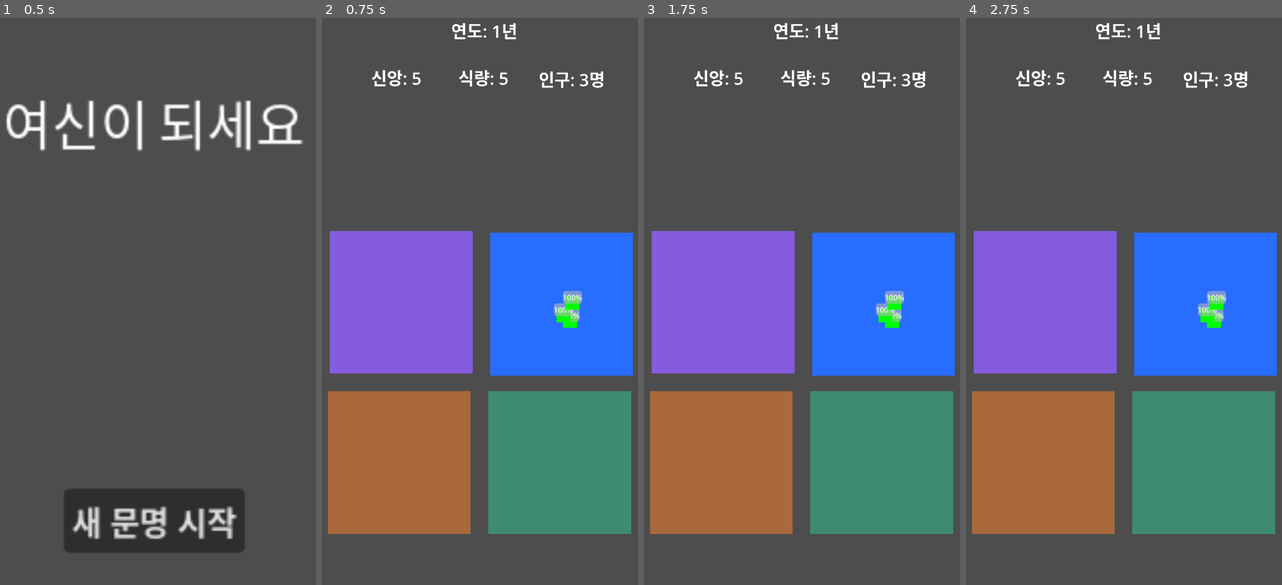
Above: before the commit, frames 1-4 (left to right).
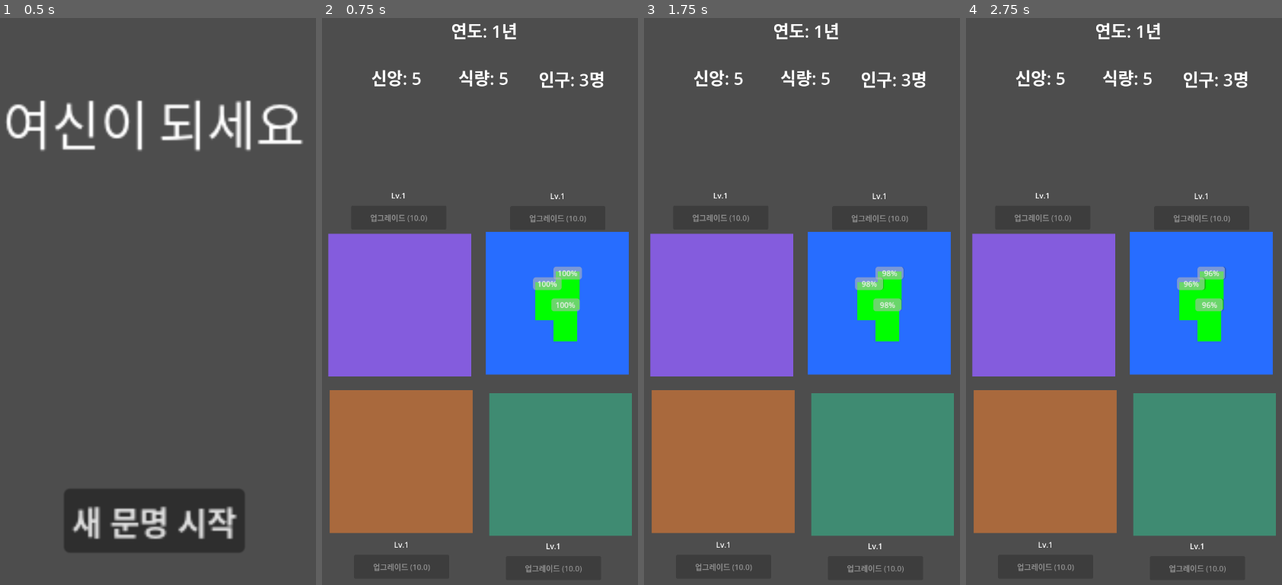
Above: after the commit, the same moments.

Repository: baechu50/become-goddness
Game: Godot game, scene res://scenes/Start.tscn
Two runs of this game, one before a commit and one after it. Both use one fixed random seed, a clock stepped at 60 frames per second and the inputs below.
Inputs (mouse positions are in pixels of both pictures, inside the frame that each line leads up to):
- Up to frame 1 (0.5 s): no input
- Up to frame 2 (0.75 s): click "새 문명 시작" at 0.5 s
- Up to frame 3 (1.75 s): tap Enter at 1.25 s; move the mouse to (871, 278) at 1.27 s; click (871, 278) at 1.42 s
- Up to frame 4 (2.75 s): tap Space at 2 s; drag from (1048, 341) to (1206, 307) at 2.02 s

Frame 1 is identical in both runs. In frame 2, 4.5% of the frame differs, in the area x 1-99%, y 30-98%; in frame 3, 4.5%; in frame 4, 4.5%.

Commit message:
feat: add facilities and upgrande ui

Diff:
--- a/project.godot
+++ b/project.godot
@@ -17,9 +17,9 @@
 
 [autoload]
 
+Constants="*res://scripts/systems/Constants.gd"
 ParameterManager="*res://scripts/systems/ParameterManager.gd"
 EventManager="*res://scripts/systems/EventManager.gd"
-Constants="*res://scripts/Constants.gd"
 
 [display]
 
--- a/scenes/Game.tscn
+++ b/scenes/Game.tscn
@@ -1,6 +1,10 @@
-[gd_scene load_steps=3 format=3 uid="uid://dsv1fxtw01nff"]
+[gd_scene load_steps=7 format=3 uid="uid://dsv1fxtw01nff"]
 
 [ext_resource type="Script" uid="uid://e8jr6bvpkxqg" path="res://scripts/scenes/Game.gd" id="1_ibkli"]
+[ext_resource type="Script" uid="uid://bfv1wlgqjq47r" path="res://scripts/entities/Residence.gd" id="2_qbsmt"]
+[ext_resource type="Script" uid="uid://c51ucg6pjp72l" path="res://scripts/entities/Farm.gd" id="3_cpr0p"]
+[ext_resource type="Script" uid="uid://df0g8qbe7njob" path="res://scripts/entities/Restaurant.gd" id="4_s0nni"]
+[ext_resource type="Script" uid="uid://7s77ksestxwo" path="res://scripts/entities/Temple.gd" id="5_aug50"]
 
 [sub_resource type="RectangleShape2D" id="RectangleShape2D_ibkli"]
 size = Vector2(306, 302)
@@ -89,55 +93,127 @@
 [node name="Facilities" type="Node2D" parent="."]
 
 [node name="Residence" type="Area2D" parent="Facilities"]
+position = Vector2(528, 622)
+collision_mask = 2
+script = ExtResource("2_qbsmt")
 
 [node name="ColorRect" type="ColorRect" parent="Facilities/Residence"]
-offset_left = 395.0
-offset_top = 482.0
-offset_right = 695.0
-offset_bottom = 782.0
+offset_left = -142.0
+offset_top = -142.0
+offset_right = 158.0
+offset_bottom = 158.0
 color = Color(0.152941, 0.427451, 1, 1)
 
 [node name="CollisionShape2D" type="CollisionShape2D" parent="Facilities/Residence"]
-position = Vector2(544, 634)
-shape = SubResource("RectangleShape2D_ibkli")
+position = Vector2(7, 10)
+shape = SubResource("RectangleShape2D_ibkli")
+
+[node name="UpgradeButton" type="Button" parent="Facilities/Residence"]
+custom_minimum_size = Vector2(200, 50)
+offset_left = -91.0
+offset_top = -196.0
+offset_right = 109.0
+offset_bottom = -146.0
+text = "업그레이드"
+
+[node name="LVLabel" type="Label" parent="Facilities/Residence"]
+offset_left = -7.0
+offset_top = -229.0
+offset_right = 33.0
+offset_bottom = -206.0
+text = "LV1"
 
 [node name="Farm" type="Area2D" parent="Facilities"]
+position = Vector2(213, 958)
+collision_mask = 2
+script = ExtResource("3_cpr0p")
 
 [node name="ColorRect" type="ColorRect" parent="Facilities/Farm"]
-offset_left = 54.0
-offset_top = 815.0
-offset_right = 354.0
-offset_bottom = 1115.0
+offset_left = -155.0
+offset_top = -145.0
+offset_right = 145.0
+offset_bottom = 155.0
 color = Color(0.662256, 0.413486, 0.23812, 1)
 
 [node name="CollisionShape2D" type="CollisionShape2D" parent="Facilities/Farm"]
-position = Vector2(203, 967)
-shape = SubResource("RectangleShape2D_ibkli")
+position = Vector2(-6, 7)
+shape = SubResource("RectangleShape2D_ibkli")
+
+[node name="UpgradeButton" type="Button" parent="Facilities/Farm"]
+custom_minimum_size = Vector2(200, 50)
+offset_left = -104.0
+offset_top = 201.0
+offset_right = 96.0
+offset_bottom = 251.0
+text = "업그레이드"
+
+[node name="LVLabel" type="Label" parent="Facilities/Farm"]
+offset_left = -20.0
+offset_top = 168.0
+offset_right = 20.0
+offset_bottom = 191.0
+text = "LV1"
 
 [node name="Restaurant" type="Area2D" parent="Facilities"]
+position = Vector2(532, 961)
+collision_mask = 2
+script = ExtResource("4_s0nni")
 
 [node name="ColorRect" type="ColorRect" parent="Facilities/Restaurant"]
-offset_left = 391.0
-offset_top = 815.0
-offset_right = 691.0
-offset_bottom = 1115.0
+offset_left = -139.0
+offset_top = -142.0
+offset_right = 161.0
+offset_bottom = 158.0
 color = Color(0.248788, 0.546389, 0.446953, 1)
 
 [node name="CollisionShape2D" type="CollisionShape2D" parent="Facilities/Restaurant"]
-position = Vector2(540, 967)
-shape = SubResource("RectangleShape2D_ibkli")
+position = Vector2(10, 10)
+shape = SubResource("RectangleShape2D_ibkli")
+
+[node name="UpgradeButton" type="Button" parent="Facilities/Restaurant"]
+custom_minimum_size = Vector2(200, 50)
+offset_left = -104.0
+offset_top = 201.0
+offset_right = 96.0
+offset_bottom = 251.0
+text = "업그레이드"
+
+[node name="LVLabel" type="Label" parent="Facilities/Restaurant"]
+offset_left = -20.0
+offset_top = 168.0
+offset_right = 20.0
+offset_bottom = 191.0
+text = "LV1"
 
 [node name="Temple" type="Area2D" parent="Facilities"]
+position = Vector2(198, 622)
+collision_mask = 2
+script = ExtResource("5_aug50")
 
 [node name="ColorRect" type="ColorRect" parent="Facilities/Temple"]
-offset_left = 58.0
-offset_top = 478.0
-offset_right = 358.0
-offset_bottom = 778.0
+offset_left = -143.0
+offset_top = -138.0
+offset_right = 157.0
+offset_bottom = 162.0
 color = Color(0.519283, 0.362938, 0.864475, 1)
 
 [node name="CollisionShape2D" type="CollisionShape2D" parent="Facilities/Temple"]
-position = Vector2(207, 630)
-shape = SubResource("RectangleShape2D_ibkli")
+position = Vector2(6, 14)
+shape = SubResource("RectangleShape2D_ibkli")
+
+[node name="UpgradeButton" type="Button" parent="Facilities/Temple"]
+custom_minimum_size = Vector2(200, 50)
+offset_left = -95.0
+offset_top = -197.0
+offset_right = 105.0
+offset_bottom = -147.0
+text = "업그레이드"
+
+[node name="LVLabel" type="Label" parent="Facilities/Temple"]
+offset_left = -11.0
+offset_top = -230.0
+offset_right = 29.0
+offset_bottom = -207.0
+text = "LV1"
 
 [node name="Units" type="Node2D" parent="."]
--- /dev/null
+++ b/scripts/entities/BaseFacility.gd
@@ -0,0 +1,79 @@
+extends Area2D
+class_name BaseFacility
+
+var timer: Timer
+var level = 1
+var upgrade_button: Button
+var level_label: Label
+
+signal level_changed(new_level: int)
+
+func _ready():
+	setup_timer()
+	setup_ui()
+
+func setup_timer():
+	timer = Timer.new()
+	timer.wait_time = Constants.FACILITY_UPDATE_INTERVAL
+	timer.autostart = true
+	timer.timeout.connect(_on_timer_timeout)
+	add_child(timer)
+
+func setup_ui():
+	level_label = get_node("LVLabel")
+	upgrade_button = get_node("UpgradeButton")
+	upgrade_button.pressed.connect(upgrade)
+	level_changed.connect(_on_level_changed)
+	ParameterManager.parameter_changed.connect(_on_parameter_changed)
+	update_ui()
+
+func _on_parameter_changed(param_name: String, new_value: int):
+	if param_name == "faith":
+		update_ui()
+
+func _on_level_changed(new_level: int):
+	update_ui()
+
+func update_ui():
+	level_label.text = "Lv." + str(level)
+
+	if level >= Constants.MAX_UPGRADE_LEVEL:
+		upgrade_button.text = "최대 레벨"
+		upgrade_button.disabled = true
+	else:
+		var cost = get_upgrade_cost()
+		upgrade_button.text = "업그레이드 (" + str(cost) + ")"
+		upgrade_button.disabled = ParameterManager.faith < cost
+
+func _on_timer_timeout():
+	facility_action()
+
+func facility_action():
+	pass
+
+func upgrade():
+	if level >= Constants.MAX_UPGRADE_LEVEL:
+		return
+
+	var upgrade_cost = get_upgrade_cost()
+	if ParameterManager.faith >= upgrade_cost:
+		ParameterManager.faith -= upgrade_cost
+		level += 1
+		level_changed.emit(level)
+		on_level_up()
+
+func get_upgrade_cost():
+	return Constants.COST_BASE_FAITH * (Constants.COST_MULTIPLIER ** (level - 1))
+
+func on_level_up():
+	pass
+
+func get_humans_in_area():
+	var overlapping_bodies = get_overlapping_bodies()
+	var humans = []
+
+	for body in overlapping_bodies:
+		if body is Human:
+			humans.append(body)
+
+	return humans
--- /dev/null
+++ b/scripts/entities/Farm.gd
@@ -0,0 +1,20 @@
+extends BaseFacility
+
+var humans = []
+
+func _ready():
+	super._ready()
+	humans = get_humans_in_area()
+
+func facility_action():
+	humans = get_humans_in_area()
+	consumption()
+	production()
+
+func consumption():
+	for human in humans:
+		human.change_health(-Constants.FARM_BASE_CONSUMPTION * (Constants.FARM_CONSUMPTION_MULTIPLIER ** (level - 1)))
+
+func production():
+	var product = humans.size() * Constants.FARM_BASE_PRODUCTION * (Constants.FARM_PRODUCTION_MULTIPLIER ** (level - 1))
+	ParameterManager.change_food(product)
--- a/scripts/systems/Human.gd
+++ b/scripts/entities/Human.gd
@@ -1,4 +1,4 @@
-extends Area2D
+extends CharacterBody2D
 class_name Human
 
 var max_health: int = Constants.HUMAN_MAX_HEALTH
@@ -41,6 +41,7 @@
 func die():
 	unit_died.emit(self)
 	queue_free()
+	ParameterManager.change_population(-1)
 
 func update_color():
 	if not sprite:
@@ -103,7 +104,7 @@
 func _input(event):
 	if event is InputEventMouseButton and event.button_index == MOUSE_BUTTON_LEFT:
 		var mouse_pos = get_global_mouse_position()
-		var is_on_unit = mouse_pos.distance_to(global_position) < 15
+		var is_on_unit = mouse_pos.distance_to(global_position) < 30
 
 		if event.pressed and is_on_unit:
 			start_drag()
--- /dev/null
+++ b/scripts/entities/Residence.gd
@@ -0,0 +1,75 @@
+extends BaseFacility
+
+var humans = []
+var counter = 0
+var residence_spawn_time = 0
+
+func _ready():
+	super._ready()
+	clear_all_humans()
+	update_spawn_time()
+	ParameterManager.population_increased.connect(spawn_multiple_human)
+	spawn_multiple_human(ParameterManager.population)
+
+func facility_action():
+	humans = get_humans_in_area()
+	counter += 1
+	health_consumption()
+	if (counter>=residence_spawn_time):
+		ParameterManager.change_population(1)
+		counter = 0
+
+func clear_all_humans():
+	var units_group = get_parent().get_parent().get_node("Units")
+	for child in units_group.get_children():
+		if child is Human:
+			child.queue_free()
+
+func spawn_multiple_human(amount: int):
+	for i in amount:
+		spawn_human(global_position)
+
+func update_spawn_time():
+	residence_spawn_time = Constants.RESIDENCE_BASE_TIME * (Constants.RESIDENT_MULTIPLIER ** (level - 1))
+
+func health_consumption():
+	for human in humans:
+		human.change_health(-Constants.RESIDENCE_BASE_CONSUMPTION)
+
+func on_level_up():
+	update_spawn_time()
+	counter = 0
+
+func spawn_human(spawn_position):
+	var human = Human.new(spawn_position)
+
+	human.collision_layer = 2
+	human.collision_mask = 1
+
+	var color_rect = ColorRect.new()
+	color_rect.name = "ColorRect"
+	color_rect.size = Vector2(50, 80)  # 50x80으로 변경
+	color_rect.color = Color.BLUE
+	color_rect.position = Vector2(-25, -40)  # 중앙 정렬: -width/2, -height/2
+	human.add_child(color_rect)
+
+	var health_bar = ProgressBar.new()
+	health_bar.name = "HealthBar"
+	health_bar.size = Vector2(60, 10)  # 체력바도 좀 더 크게
+	health_bar.position = Vector2(-30, -50)  # 사람 위쪽에 배치
+	health_bar.max_value = Constants.HUMAN_MAX_HEALTH
+	health_bar.value = Constants.HUMAN_MAX_HEALTH
+	human.add_child(health_bar)
+
+	var collision_shape = CollisionShape2D.new()
+	var shape = RectangleShape2D.new()
+	shape.size = Vector2(50, 80)  # 충돌 영역도 동일하게
+	collision_shape.shape = shape
+	human.add_child(collision_shape)
+
+	get_parent().get_parent().get_node("Units").add_child(human)
+
+	var offset = Vector2(randf_range(-50, 50), randf_range(-50, 50))
+	human.global_position = global_position + offset
+
+	return human
--- /dev/null
+++ b/scripts/entities/Restaurant.gd
@@ -0,0 +1,27 @@
+extends BaseFacility
+
+var humans = []
+
+func _ready():
+	super._ready()
+	humans = get_humans_in_area()
+
+func facility_action():
+	humans = get_humans_in_area()
+	if (ParameterManager.food>0):
+		consumption()
+		production()
+	else:
+		health_consumption()
+
+func production():
+	for human in humans:
+		human.change_health(Constants.RESTAURANT_BASE_PRODUCTION * (Constants.RESTAURANT_PRODUCTION_MULTIPLIER ** (level - 1)))
+
+func consumption():
+	var food = humans.size() * Constants.RESTAURANT_BASE_CONSUMPTION * (Constants.RESTAURANT_CONSUMPTION_MULTIPLIER ** (level - 1))
+	ParameterManager.change_food(-food)
+
+func health_consumption():
+	for human in humans:
+		human.change_health(-Constants.RESIDENCE_BASE_CONSUMPTION)
--- /dev/null
+++ b/scripts/entities/Temple.gd
@@ -0,0 +1,20 @@
+extends BaseFacility
+
+var humans = []
+
+func _ready():
+	super._ready()
+	humans = get_humans_in_area()
+
+func facility_action():
+	humans = get_humans_in_area()
+	consumption()
+	production()
+
+func consumption():
+	for human in humans:
+		human.change_health(-Constants.TEMPLE_BASE_CONSUMPTION * (Constants.TEMPLE_CONSUMPTION_MULTIPLIER ** (level - 1)))
+
+func production():
+	var product = humans.size() * Constants.TEMPLE_BASE_PRODUCTION * (Constants.TEMPLE_PRODUCTION_MULTIPLIER ** (level - 1))
+	ParameterManager.change_faith(product)
--- a/scripts/scenes/Game.gd
+++ b/scripts/scenes/Game.gd
@@ -13,8 +13,6 @@
 var current_event_data: Dictionary = {}
 
 func _ready():
-	clear_all_humans()
-	spawn_initial_population()
 	ParameterManager.init_parameter()
 
 	ParameterManager.parameter_changed.connect(_on_parameter_changed)
@@ -31,54 +29,6 @@
 	faith_label.text = "신앙: %d" % ParameterManager.faith
 	food_label.text = "식량: %d" % ParameterManager.food
 	population_label.text = "인구: %d명" % ParameterManager.population
-
-func create_human(spawn_position):
-	var human = Human.new(spawn_position)
-
-	var color_rect = ColorRect.new()
-	color_rect.name = "ColorRect"
-	color_rect.size = Vector2(30, 30)
-	color_rect.color = Color.BLUE
-	color_rect.position = Vector2(-15, -15)
-	human.add_child(color_rect)
-
-	var health_bar = ProgressBar.new()
-	health_bar.name = "HealthBar"
-	health_bar.size = Vector2(40, 8)
-	health_bar.position = Vector2(-20, -25)
-	health_bar.max_value = Constants.HUMAN_MAX_HEALTH
-	health_bar.value = Constants.HUMAN_MAX_HEALTH
-	human.add_child(health_bar)
-
-	var collision_shape = CollisionShape2D.new()
-	var shape = RectangleShape2D.new()
-	shape.size = Vector2(30, 30)
-	collision_shape.shape = shape
-	human.add_child(collision_shape)
-
-	$Units.add_child(human)
-
-	var offset = Vector2(randf_range(-50, 50), randf_range(-50, 50))
-	human.global_position = spawn_position + offset
-
-	return human
-
-func spawn_initial_population():
-	var target_population = ParameterManager.population
-	var residence = $Facilities/Residence/CollisionShape2D
-
-	var spawn_position = residence.global_position
-
-	for i in range(target_population):
-		create_human(spawn_position)
-
-	print("인구 %d명이 생성되었습니다." % target_population)
-
-func clear_all_humans():
-	var units_group = $Units
-	for child in units_group.get_children():
-		if child is Human:
-			child.queue_free()
 
 func _on_parameter_changed(param_name: String, new_value: int):
 	match param_name:
--- a/scripts/Constants.gd
+++ b/scripts/systems/Constants.gd
@@ -10,12 +10,13 @@
 
 # 업그레이드 시스템
 const MAX_UPGRADE_LEVEL: int = 5
-const COST_BASE_FAITH: int = 1000
+const COST_BASE_FAITH: int = 10
 const COST_MULTIPLIER: float = 1.8
 
 # 거주지
 const RESIDENCE_BASE_TIME: int = 15
 const RESIDENT_MULTIPLIER: float = 0.8
+const RESIDENCE_BASE_CONSUMPTION: int = 2
 
 # 밭
 const FARM_BASE_PRODUCTION: int = 1
--- a/scripts/systems/ParameterManager.gd
+++ b/scripts/systems/ParameterManager.gd
@@ -12,6 +12,7 @@
 var game_over_reason: String = ""
 
 signal parameter_changed(param_name: String, new_value: int)
+signal population_increased(amount: int)
 signal year_changed(new_year: int)
 signal status_changed(status_name: String, active: bool)
 signal game_over(reason: String)
@@ -23,18 +24,22 @@
 	population = Constants.INITIAL_POPULATION
 
 func change_faith(amount: int) -> void:
-	faith += amount
+	faith = max(0, faith + amount)
 	parameter_changed.emit("faith", faith)
 	check_game_over()
 
 func change_food(amount: int) -> void:
-	food += amount
+	food = max(0, food + amount)
 	parameter_changed.emit("food", food)
 	check_game_over()
 
 func change_population(amount: int) -> void:
-	population += amount
+	var old_population = population
+	population = max(0, population + amount)
 	parameter_changed.emit("population", population)
+
+	if amount > 0 and population > old_population:
+		population_increased.emit(amount)
 	check_game_over()
 
 func increase_year() -> void:
Not shown, added: scripts/entities/BaseFacility.gd.uid
Not shown, added: scripts/entities/Farm.gd.uid
Renamed: scripts/systems/Human.gd.uid -> scripts/entities/Human.gd.uid
Not shown, added: scripts/entities/Residence.gd.uid
Not shown, added: scripts/entities/Restaurant.gd.uid
Not shown, added: scripts/entities/Temple.gd.uid
Renamed: scripts/Constants.gd.uid -> scripts/systems/Constants.gd.uid
